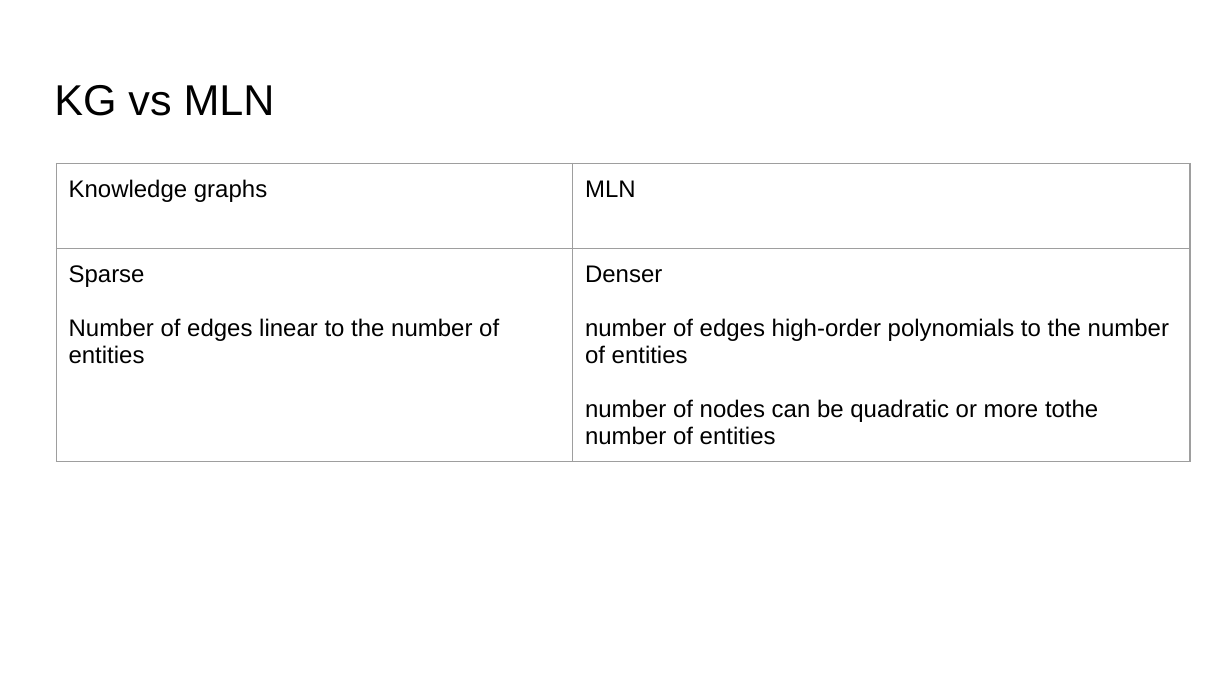
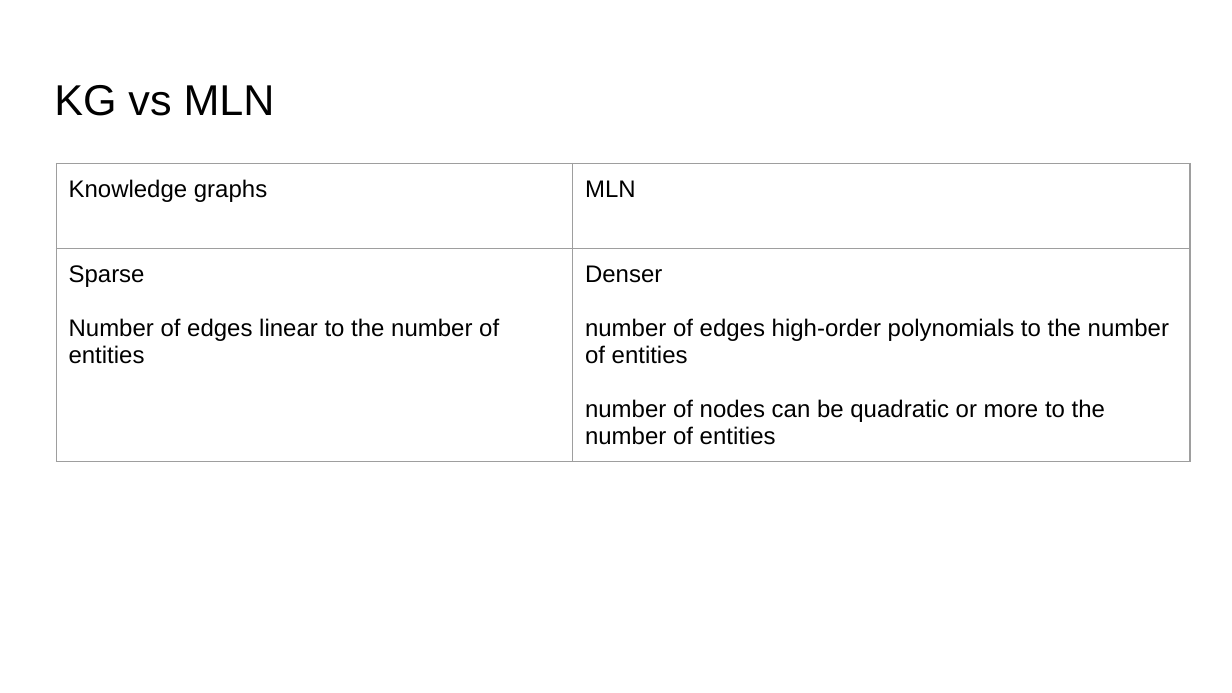
Before and after one commit to yichousun/Winter2021_CS249_GNN, a slide deck: slide 9 of Paper_Presentation/Knowledge_Graph/Efficient_Probabilistic_Logic_Reasoning_with_Graph_Neural_Networks/presentation/cs249 presentation.pptx. Drawn at 1232x693 pixels with LibreOffice and Linux fonts; fonts in the diff are those of the drawing. Boxes give left, top, right and bottom in pixels: in the first picture for what was removed or moved away, otherwise in the second. Text is boxed around its words. In the diff, an @@ line names an element or a change of style, - is before the commit and + after.

```diff
--- a/Paper_Presentation/Knowledge_Graph/Efficient_Probabilistic_Logic_Reasoning_with_Graph_Neural_Networks/presentation/cs249 presentation.pptx
+++ b/Paper_Presentation/Knowledge_Graph/Efficient_Probabilistic_Logic_Reasoning_with_Graph_Neural_Networks/presentation/cs249 presentation.pptx
@@ table at [57, 164, 1190, 568] @@
-row 2, column 2: Denser / number of edges high-order polynomials to the number of entities / number of nodes can be quadratic or more tothe number of entities
+row 2, column 2: Denser / number of edges high-order polynomials to the number of entities / number of nodes can be quadratic or more to the number of entities
```
Also in this commit, not shown: 17 other slides changed, 11 slides added, 4 slides removed, 1 other file.
